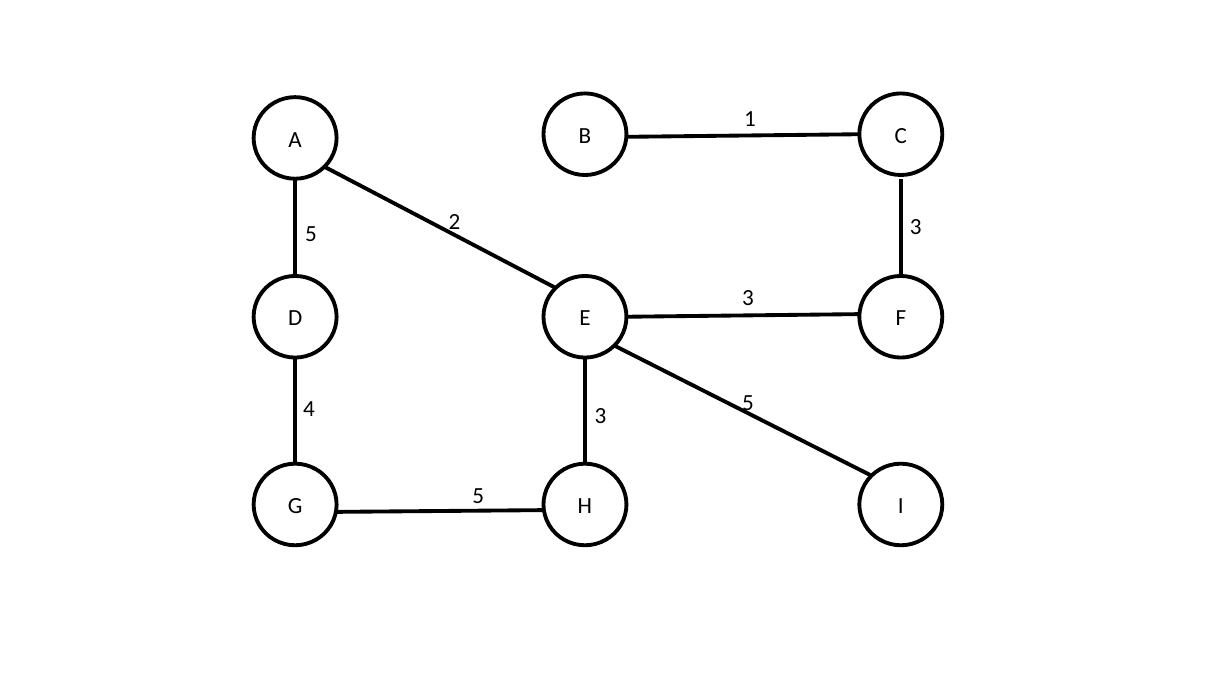
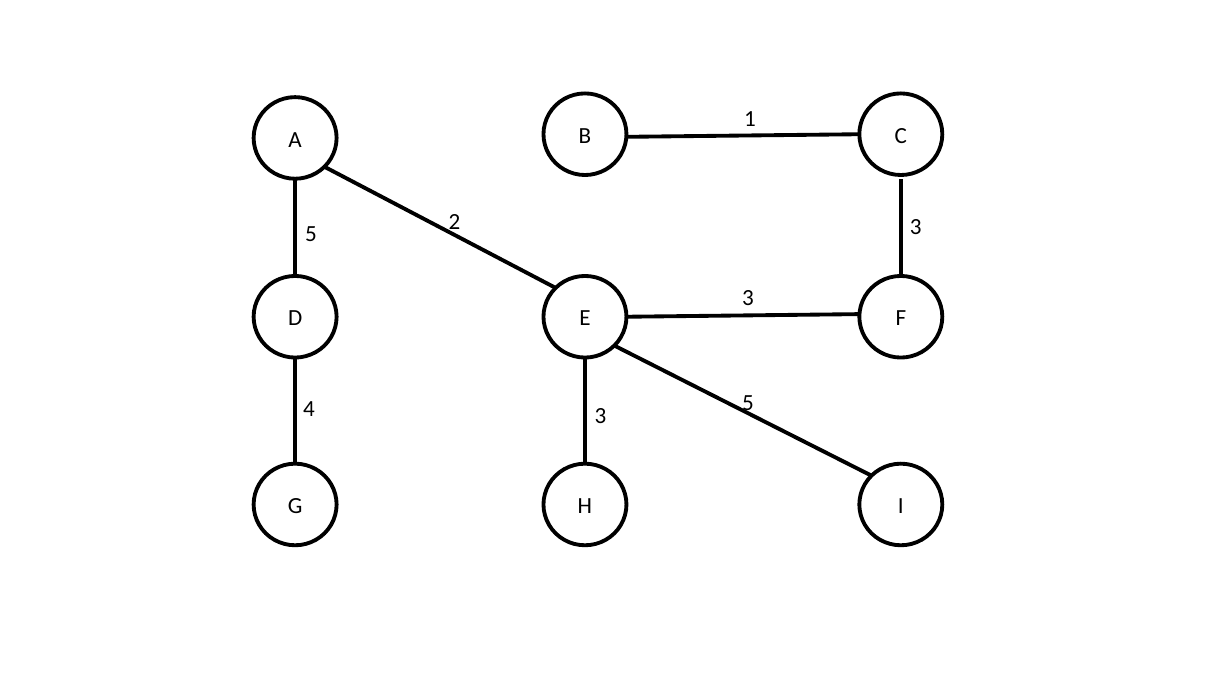
Before and after one commit to acarteas/Teaching-Algorithms, a slide deck: slide 3 of homework/pa3/maps.pptx. Drawn at 1232x693 pixels with LibreOffice and Linux fonts; fonts in the diff are those of the drawing. Boxes give left, top, right and bottom in pixels: in the first picture for what was removed or moved away, otherwise in the second. Text is boxed around its words. In the diff, an @@ line names an element or a change of style, - is before the commit and + after.

```diff
--- a/homework/pa3/maps.pptx
+++ b/homework/pa3/maps.pptx
@@ text removed at [472, 488, 484, 509] @@
-5
@@ line removed from (543, 510) to (336, 512) @@
```
Also in this commit, not shown: 3 other files.
